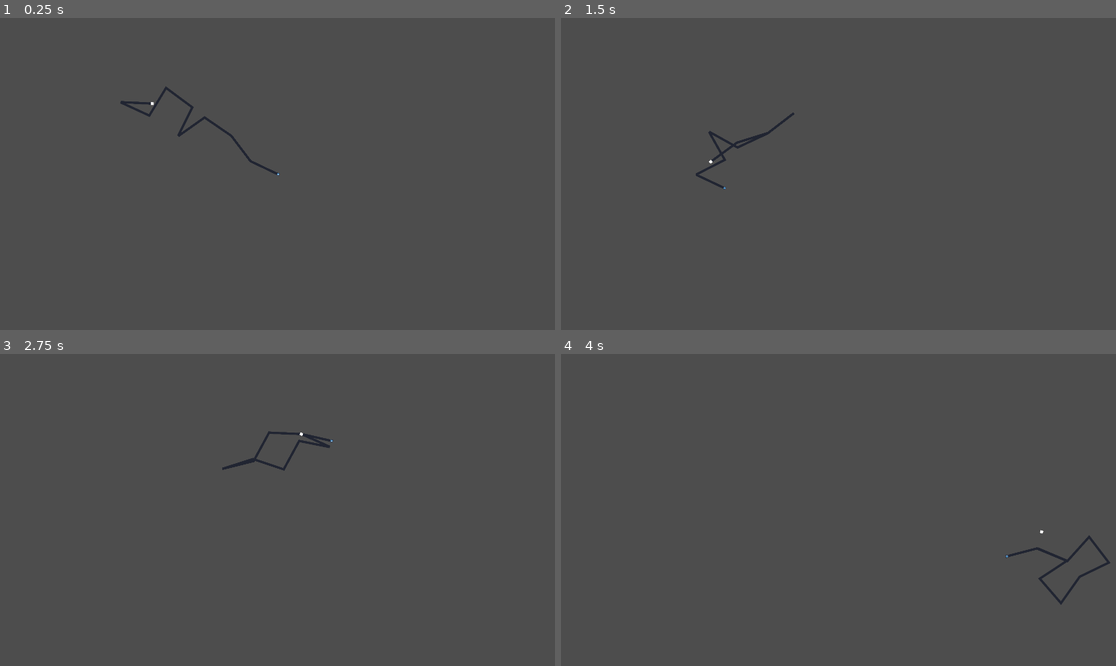
Above: before the commit, frames 1-4 (two rows, left to right).
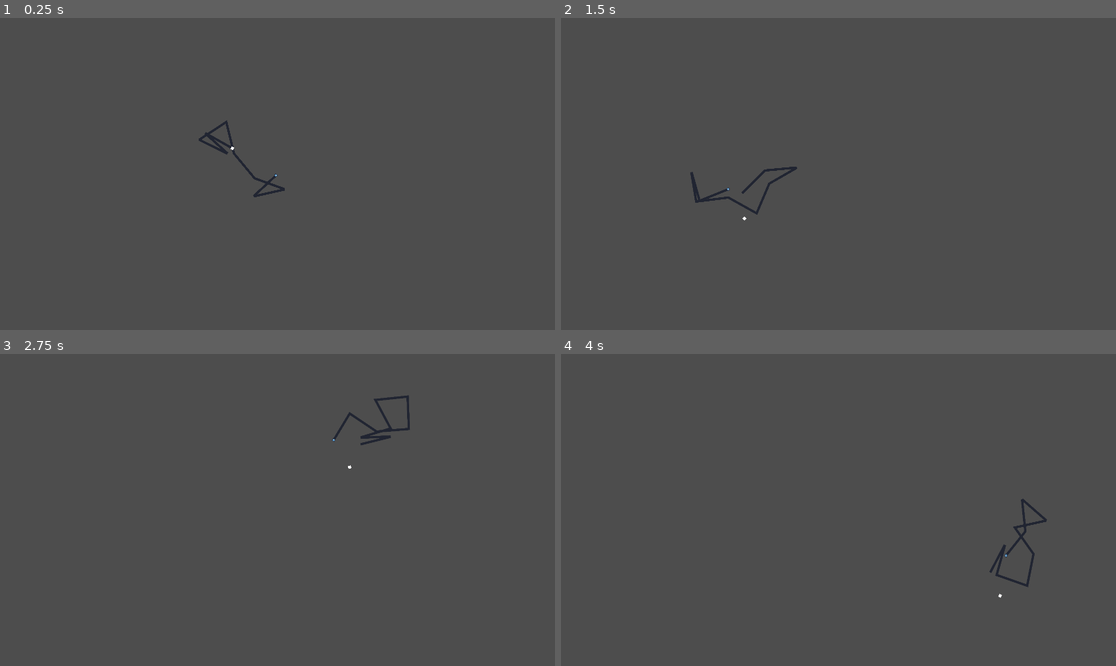
Above: after the commit, the same moments.

Repository: Oliver-Joffee/ChainGame
Game: Godot game, scene res://Chains/chain.tscn
Same seed, same stepped clock (60 frames per second), same inputs: the game is played once before the commit and once after it. The project has no main scene, so this scene is started directly. The engine's default icon, where the game draws it, is replaced by a stand-in: a white triangle on a blue panel in a dark square.
Inputs (mouse positions are in pixels of both pictures, inside the frame that each line leads up to):
- Up to frame 1 (0.25 s): no input
- Up to frame 2 (1.5 s): tap Enter (ui_accept) at 0.5, 1.35 s; move the mouse to (960, 158) at 0.52 s; hold Enter (ui_accept) 0.53-1.28 s; move the mouse to (727, 189) at 1.27 s
- Up to frame 3 (2.75 s): tap Enter (ui_accept) at 1.52, 1.82 s; move the mouse to (333, 441) at 2.02 s; hold Enter (ui_accept) from 2.03 s (still down)
- Up to frame 4 (4 s): move the mouse to (810, 572) at 2.77 s; release Enter (ui_accept) at 2.78 s; tap Enter (ui_accept) at 2.85, 3.02, 3.32 s; move the mouse to (1005, 556) at 3.52 s; hold Enter (ui_accept) from 3.53 s (still down)

The runs differ from the first frame. In frame 1, 0.7% of the frame differs, in the area x 21-52%, y 21-58%; in frame 2, 0.7%; in frame 3, 0.7%; in frame 4, 0.7%.

Commit message:
Fixed all collision bugs

Diff:
--- a/Chains/chain.gd
+++ b/Chains/chain.gd
@@ -35,6 +35,9 @@
 		currentPosition += delta.normalized() * error * .5
 		neighbor.currentPosition -= delta.normalized() * error * .5
 
+	func force(force: Vector2):
+		oldPosition += force
+
 	func collide(neighbor: Point):
 
 
@@ -52,9 +55,9 @@
 			if collider is PhysicsObject && collider.attached:
 				return
 
-			currentPosition += fix
+			currentPosition += fix * 25
 			oldPosition = currentPosition
-			neighbor.currentPosition += fix
+			neighbor.currentPosition += fix *25
 			neighbor.oldPosition = neighbor.currentPosition
 
 
@@ -99,11 +102,10 @@
 
 
 func _physics_process(delta: float) -> void:
-	if Input.is_action_pressed("ui_accept"):
-		updateArray(pointArray.size() - 1)
-		pointArray[pointArray.size()-1].currentPosition = pointArray[pointArray.size()-9].currentPosition
-	else:
-		updateArray()
+	updateArray()
+
+	if Input.is_action_just_pressed("ui_accept"):
+		pointArray[-1].force((pointArray[-1].currentPosition - pointArray[0].currentPosition) * .3)
 
 	fixArray()
 	linePoints.clear()
--- a/Chains/chain.tscn
+++ b/Chains/chain.tscn
@@ -19,9 +19,6 @@
 &"test": SubResource("Animation_2yj8g")
 }
 
-[sub_resource type="RectangleShape2D" id="RectangleShape2D_elxsj"]
-size = Vector2(200, 500)
-
 [node name="Chain" type="Node2D" unique_id=1218256251]
 script = ExtResource("1_157ce")
 
@@ -37,9 +34,3 @@
 position = Vector2(1015, 499)
 
 [node name="Grapple" parent="." unique_id=1907562004 instance=ExtResource("4_elxsj")]
-
-[node name="StaticBody2D" type="StaticBody2D" parent="." unique_id=1990366749]
-position = Vector2(629, 519)
-
-[node name="CollisionShape2D" type="CollisionShape2D" parent="StaticBody2D" unique_id=368953188]
-shape = SubResource("RectangleShape2D_elxsj")
--- a/Chains/grapple.gd
+++ b/Chains/grapple.gd
@@ -3,6 +3,7 @@
 class object:
 	var physic: PhysicsObject
 	var relative: Vector2
+	var startRot: float
 
 var objects: Array[object]
 
@@ -20,7 +21,8 @@
 
 			newObject.physic = body
 			newObject.physic.attached = true
-			newObject.relative = body.global_position - global_position
+			newObject.startRot = body.rotation_degrees
+			newObject.relative = to_local(body.global_position)
 
 			objects.append(newObject)
 
@@ -30,4 +32,4 @@
 	for o in objects:
 		$Marker2D.position = o.relative
 		o.physic.global_position = to_global($Marker2D.position)
-		o.physic.rotation_degrees = rotation_degrees
+		o.physic.rotation_degrees = rotation_degrees + o.startRot
